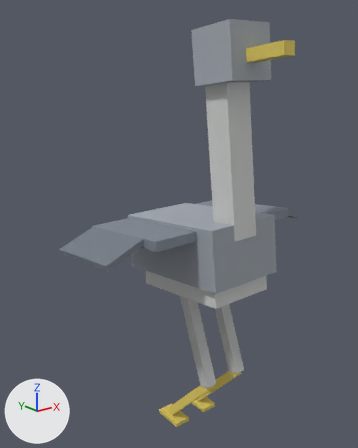
What one commit did to the glTF model assets/creatures/heron/model.glb.
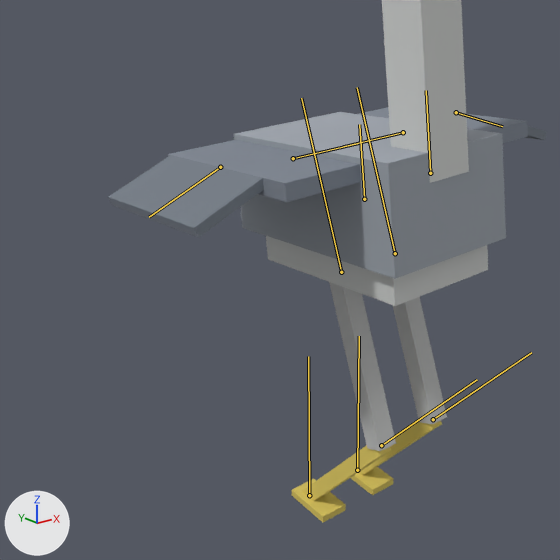
There are two pictures of each version: one whole from a 50 mm lens placed at (-0.794, -0.908, 1.043), pointed at (0.005, 0.09, 0.644), one close up on the part from 0% to 85% of the width and 32% to 100% of the height. Arrows for +X, +Y and +Z are at lower left; the lights stay in place. The last two pictures show the newer version. Both versions are drawn at frame 0 of the action 'fall'; the numbers are the values there. The bones that change, and the others that lie on the model, are drawn over the model as lines in the close-ups.

Names of what the first close-up shows: 'built'.
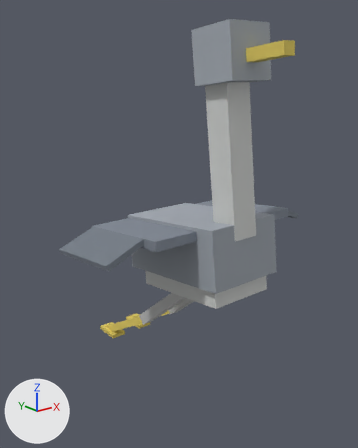
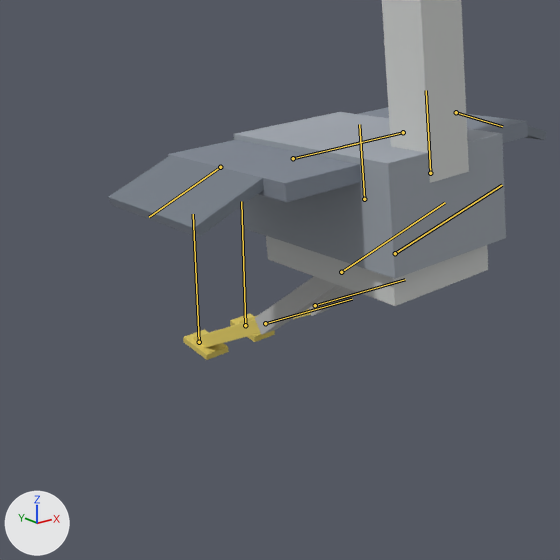
Boxes [x1, y1, x2, y2] around the edits, measured in the close-ups (560 x 560 px):
```json
{"object": "built", "change": "posed", "before": [108, 0, 547, 522], "after": [108, 0, 547, 360]}
{"bone": "leg_l0", "before": "(341, 272) to (301, 98)", "after": "(341, 272) to (445, 202)"}
{"bone": "leg_l0_knee", "before": "(381, 445) to (477, 379)", "after": "(265, 323) to (352, 299)"}
{"bone": "leg_l0_foot", "before": "(309, 495) to (308, 356)", "after": "(199, 342) to (193, 214)"}
{"bone": "leg_r0", "before": "(395, 253) to (357, 87)", "after": "(395, 253) to (502, 185)"}
{"bone": "leg_r0_knee", "before": "(433, 419) to (531, 352)", "after": "(315, 305) to (405, 279)"}
{"bone": "leg_r0_foot", "before": "(357, 470) to (359, 336)", "after": "(245, 325) to (241, 201)"}
```

Scene script edits in JSON lines:
```json
{"block": "bone_leg_l0", "where": "bone_leg_l0 = bpy.data.objects['creature'].pose.bones['leg_l0']  # child of 'body'"}
{"op": "set", "path": "bone_leg_l0.rotation_quaternion", "old": "(0.992, -0.122, 0.0, 0.0)", "new": "(0.879, 0.478, 0.0, 0.0)", "note": "degrees (-14, 0, 0) -> degrees (57, 0, 0)"}
{"block": "bone_leg_l0_knee", "where": "bone_leg_l0_knee = bpy.data.objects['creature'].pose.bones['leg_l0_knee']  # child of 'leg_l0'"}
{"op": "set", "path": "bone_leg_l0_knee.rotation_quaternion", "old": "(0.853, 0.523, 0.0, 0.0)", "new": "(0.997, 0.08, 0.0, 0.0)", "note": "degrees (63, 0, 0) -> degrees (9, 0, 0)"}
{"block": "bone_leg_l0_foot", "where": "bone_leg_l0_foot = bpy.data.objects['creature'].pose.bones['leg_l0_foot']  # child of 'leg_l0_knee'"}
{"op": "set", "path": "bone_leg_l0_foot.rotation_quaternion", "old": "(0.933, -0.359, 0.0, 0.0)", "new": "(0.869, -0.495, 0.0, 0.0)", "note": "degrees (-42, 0, 0) -> degrees (-59, 0, 0)"}
{"block": "bone_leg_r0", "where": "bone_leg_r0 = bpy.data.objects['creature'].pose.bones['leg_r0']  # child of 'body'"}
{"op": "set", "path": "bone_leg_r0.rotation_quaternion", "old": "(0.992, -0.122, 0.0, 0.0)", "new": "(0.879, 0.478, 0.0, 0.0)", "note": "degrees (-14, 0, 0) -> degrees (57, 0, 0)"}
{"block": "bone_leg_r0_knee", "where": "bone_leg_r0_knee = bpy.data.objects['creature'].pose.bones['leg_r0_knee']  # child of 'leg_r0'"}
{"op": "set", "path": "bone_leg_r0_knee.rotation_quaternion", "old": "(0.853, 0.523, 0.0, 0.0)", "new": "(0.997, 0.08, 0.0, 0.0)", "note": "degrees (63, 0, 0) -> degrees (9, 0, 0)"}
{"block": "bone_leg_r0_foot", "where": "bone_leg_r0_foot = bpy.data.objects['creature'].pose.bones['leg_r0_foot']  # child of 'leg_r0_knee'"}
{"op": "set", "path": "bone_leg_r0_foot.rotation_quaternion", "old": "(0.933, -0.359, 0.0, 0.0)", "new": "(0.869, -0.495, 0.0, 0.0)", "note": "degrees (-42, 0, 0) -> degrees (-59, 0, 0)"}
```
